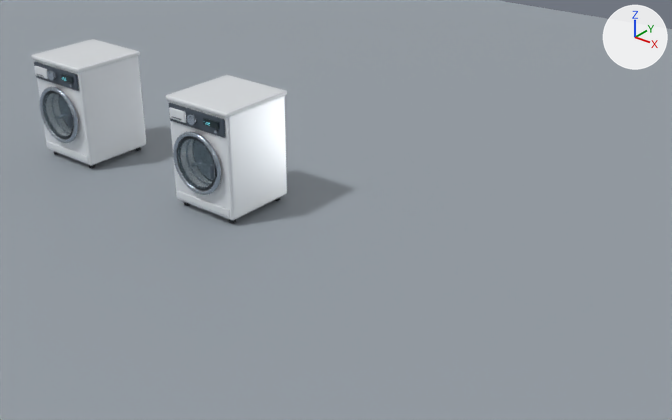
A saved change to the Blender file Horror/Authoring/Sandbox.blend.
The view is the same before and after, from a camera (50 mm lens) standing at (5.4, -3.49, 3.03) and looking at (1.98, 0.78, 0.38). Every picture has the same lights, and +X, +Y and +Z are marked at upper right. The first picture is the older version.

The first picture shows 'Floor', 'Washer_01', 'Washer_02'.
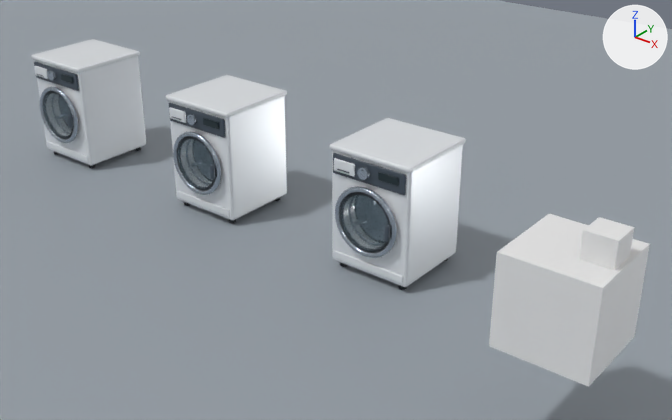
ob_cube_pivot is not drawn itself; it is the parent of ob_cube, ob_cube_003.

Boxes (x1, y1, x2, y2) around the edits, measured in the pictures (672 x 420 px):
'Cube.003_Instance', added
    after: (489, 214, 650, 387)
'Washer_Instance', added
    after: (329, 118, 466, 290)

What changed in the scene script:
```text
Add me_cube_015:
    me_cube_015.from_pydata(...)  # a box spanning x -1.0..1.0, y -1.0..1.0, z -1.0..1.0
Add me_cube_014:
    me_cube_014.from_pydata(...)  # a box spanning x -1.0..1.0, y -1.0..1.0, z 0.0..2.0
Change col_washer_prototype:
    remove col_washer_prototype.objects.link(ob_display_1_20)
    remove col_washer_prototype.objects.link(ob_start_button)
Add col_cube_003_prototype:
    col_cube_003_prototype = bpy.data.collections.new('Cube.003_Prototype')
    col_cube_003_prototype.objects.link(ob_cube)
    col_cube_003_prototype.objects.link(ob_cube_003)
    col_cube_003_prototype.objects.link(ob_cube_pivot)
Remove ob_display_1_20:
    ob_display_1_20 = bpy.data.objects.new('Display 1:20', me_text)
    ob_display_1_20.parent = ob_03_controls
    ob_display_1_20.location = (0.104, -0.331, 0.751)
    ob_display_1_20.rotation_euler = (1.571, 0.0, 0.0)  # degrees (90, 0, 0)
Remove ob_start_button:
    ob_start_button = bpy.data.objects.new('Start button', me_cylinder_005)
    ob_start_button.parent = ob_03_controls
    ob_start_button.location = (0.208, -0.327, 0.718)
    ob_start_button.rotation_euler = (1.571, 0.0, 0.0)  # degrees (90, 0, 0)
Add ob_cube_pivot:
    ob_cube_pivot = bpy.data.objects.new('Cube_Pivot', None)
    ob_cube_pivot.location = (0.0, 0.0, 0.0)
Add ob_cube_003:
    ob_cube_003 = bpy.data.objects.new('Cube.003', me_cube_015)
    ob_cube_003.parent = ob_cube_pivot
    ob_cube_003.location = (1.793, 0.0, 6.912)
Add ob_cube:
    ob_cube = bpy.data.objects.new('Cube', me_cube_014)
    ob_cube.parent = ob_cube_pivot
    ob_cube.location = (0.0, 0.0, 0.0)
    ob_cube.scale = (3.08, 3.08, 3.08)
Add ob_cube_003_instance:
    ob_cube_003_instance = bpy.data.objects.new('Cube.003_Instance', None)
    ob_cube_003_instance.location = (3.923, 0.058, 0.548)
    ob_cube_003_instance.scale = (0.0814, 0.0814, 0.0814)
    ob_cube_003_instance.instance_type = 'COLLECTION'
    ob_cube_003_instance.instance_collection = col_cube_003_prototype
Add ob_washer_instance:
    ob_washer_instance = bpy.data.objects.new('Washer_Instance', None)
    ob_washer_instance.location = (2.3, 1.0, 0.0)
    ob_washer_instance.instance_type = 'COLLECTION'
    ob_washer_instance.instance_collection = col_washer_prototype
```
